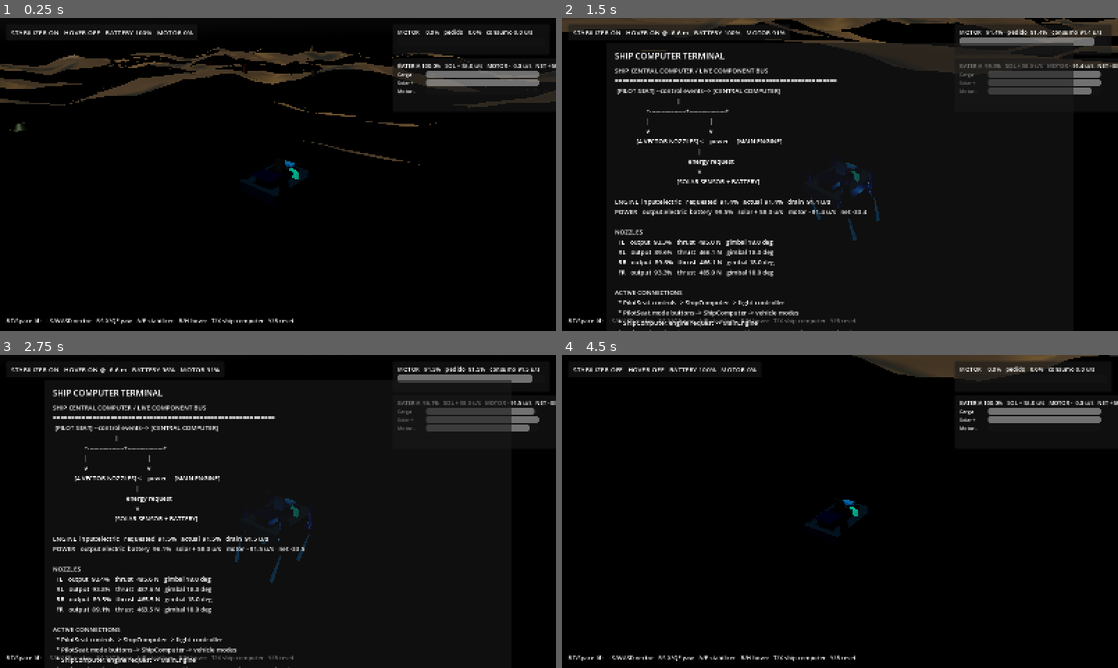
Above: before the commit, frames 1-4 (two rows, left to right).
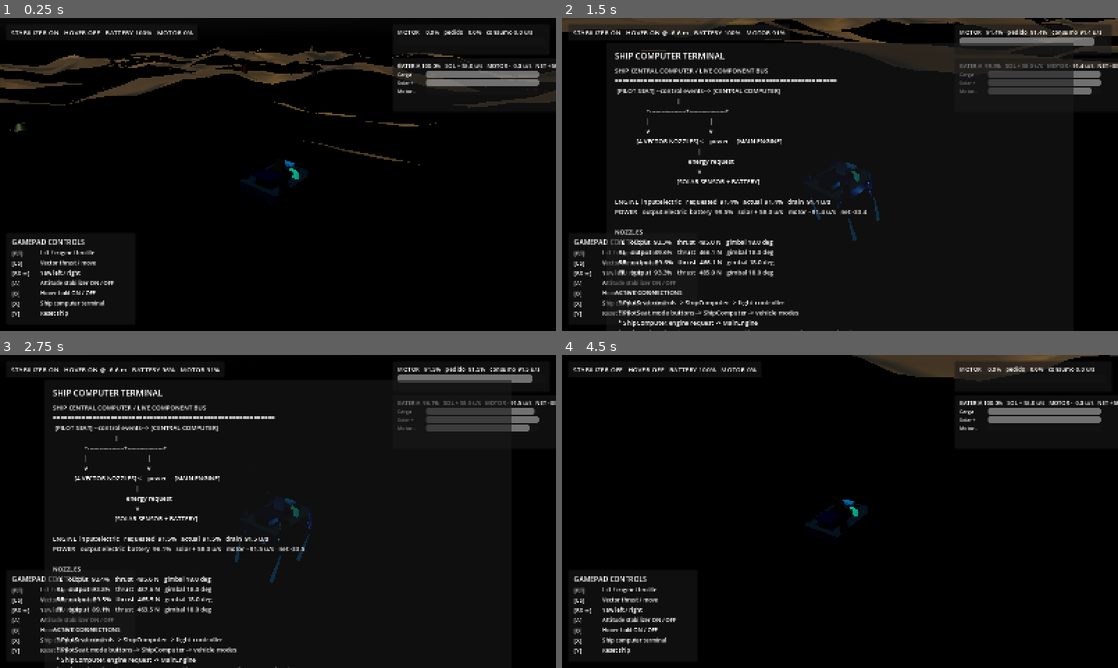
Above: after the commit, the same moments.

Repository: sebasu66/general
Game: Godot game, scene res://scenes/main.tscn
Two runs of this game, one before a commit and one after it. Both use one fixed random seed, a clock stepped at 60 frames per second and the inputs below.
Inputs:
- Up to frame 1 (0.25 s): no input
- Up to frame 2 (1.5 s): tap Enter at 0.5 s; hold D (vehicle_move_right) 0.53-1.28 s; tap T (vehicle_computer_toggle) at 0.6 s; hold S (vehicle_move_back) from 1.28 s (still down); tap H (vehicle_hover_toggle) at 1.35 s
- Up to frame 3 (2.75 s): release S (vehicle_move_back) at 2.03 s; hold D (vehicle_move_right) from 2.03 s (still down); tap Space (vehicle_lift) at 2.1 s
- Up to frame 4 (4.5 s): tap R (vehicle_reset) at 2.75 s; release D (vehicle_move_right) at 2.78 s; hold W (vehicle_move_forward) 2.78-3.53 s; tap F (vehicle_stabilizer_toggle) at 2.85 s; hold A (vehicle_move_left) from 3.53 s (still down); tap 2 (vehicle_thruster_2) at 3.6 s; tap T (vehicle_computer_toggle) at 4.35 s

The runs differ from the first frame. In frame 1, 1.5% of the frame differs, in the area x 1-53%, y 70-98%; in frame 2, 1.2%; in frame 3, 1.2%; in frame 4, 1.5%.

Commit message:
ui: make gamepad controls explicit on HUD

Diff:
--- a/experiments/vector-thruster-prototype/scripts/ui/debug_hud.gd
+++ b/experiments/vector-thruster-prototype/scripts/ui/debug_hud.gd
@@ -36,30 +36,68 @@
 
 
 func _build_ui() -> void:
-    var panel := PanelContainer.new()
-    panel.position = Vector2(18.0, 18.0)
-    add_child(panel)
+    var status_panel := PanelContainer.new()
+    status_panel.position = Vector2(18.0, 18.0)
+    add_child(status_panel)
 
-    var margin := MarginContainer.new()
-    margin.add_theme_constant_override("margin_left", 14)
-    margin.add_theme_constant_override("margin_right", 14)
-    margin.add_theme_constant_override("margin_top", 10)
-    margin.add_theme_constant_override("margin_bottom", 10)
-    panel.add_child(margin)
+    var status_margin := MarginContainer.new()
+    status_margin.add_theme_constant_override("margin_left", 14)
+    status_margin.add_theme_constant_override("margin_right", 14)
+    status_margin.add_theme_constant_override("margin_top", 10)
+    status_margin.add_theme_constant_override("margin_bottom", 10)
+    status_panel.add_child(status_margin)
 
     _status_label = Label.new()
     _status_label.text = "STABILIZER ON   HOVER OFF"
     _status_label.add_theme_font_size_override("font_size", 19)
-    margin.add_child(_status_label)
+    status_margin.add_child(_status_label)
 
-    var controls := Label.new()
-    controls.text = "RT/Space lift   LS/WASD vector   RS-X/QE yaw   A/F stabilizer   B/H hover   T/X ship computer   Y/R reset"
-    controls.anchor_top = 1.0
-    controls.anchor_bottom = 1.0
-    controls.offset_left = 18.0
-    controls.offset_top = -42.0
-    controls.offset_right = 1560.0
-    controls.offset_bottom = -12.0
-    controls.add_theme_font_size_override("font_size", 17)
-    controls.mouse_filter = Control.MOUSE_FILTER_IGNORE
-    add_child(controls)
+    var controls_panel := PanelContainer.new()
+    controls_panel.anchor_top = 1.0
+    controls_panel.anchor_bottom = 1.0
+    controls_panel.offset_left = 18.0
+    controls_panel.offset_top = -282.0
+    controls_panel.offset_right = 390.0
+    controls_panel.offset_bottom = -18.0
+    add_child(controls_panel)
+
+    var controls_margin := MarginContainer.new()
+    controls_margin.add_theme_constant_override("margin_left", 16)
+    controls_margin.add_theme_constant_override("margin_right", 16)
+    controls_margin.add_theme_constant_override("margin_top", 12)
+    controls_margin.add_theme_constant_override("margin_bottom", 12)
+    controls_panel.add_child(controls_margin)
+
+    var controls_stack := VBoxContainer.new()
+    controls_stack.add_theme_constant_override("separation", 5)
+    controls_margin.add_child(controls_stack)
+
+    var title := Label.new()
+    title.text = "GAMEPAD CONTROLS"
+    title.add_theme_font_size_override("font_size", 20)
+    controls_stack.add_child(title)
+
+    _add_control_row(controls_stack, "[RT]", "Lift / engine throttle")
+    _add_control_row(controls_stack, "[LS]", "Vector thrust / move")
+    _add_control_row(controls_stack, "[RS ↔]", "Yaw left / right")
+    _add_control_row(controls_stack, "[A]", "Attitude stabilizer ON / OFF")
+    _add_control_row(controls_stack, "[B]", "Hover hold ON / OFF")
+    _add_control_row(controls_stack, "[X]", "Ship computer terminal")
+    _add_control_row(controls_stack, "[Y]", "Reset ship")
+
+
+func _add_control_row(parent: VBoxContainer, button_text: String, action_text: String) -> void:
+    var row := HBoxContainer.new()
+    row.add_theme_constant_override("separation", 12)
+    parent.add_child(row)
+
+    var button := Label.new()
+    button.text = button_text
+    button.custom_minimum_size = Vector2(70.0, 0.0)
+    button.add_theme_font_size_override("font_size", 17)
+    row.add_child(button)
+
+    var action := Label.new()
+    action.text = action_text
+    action.add_theme_font_size_override("font_size", 16)
+    row.add_child(action)
